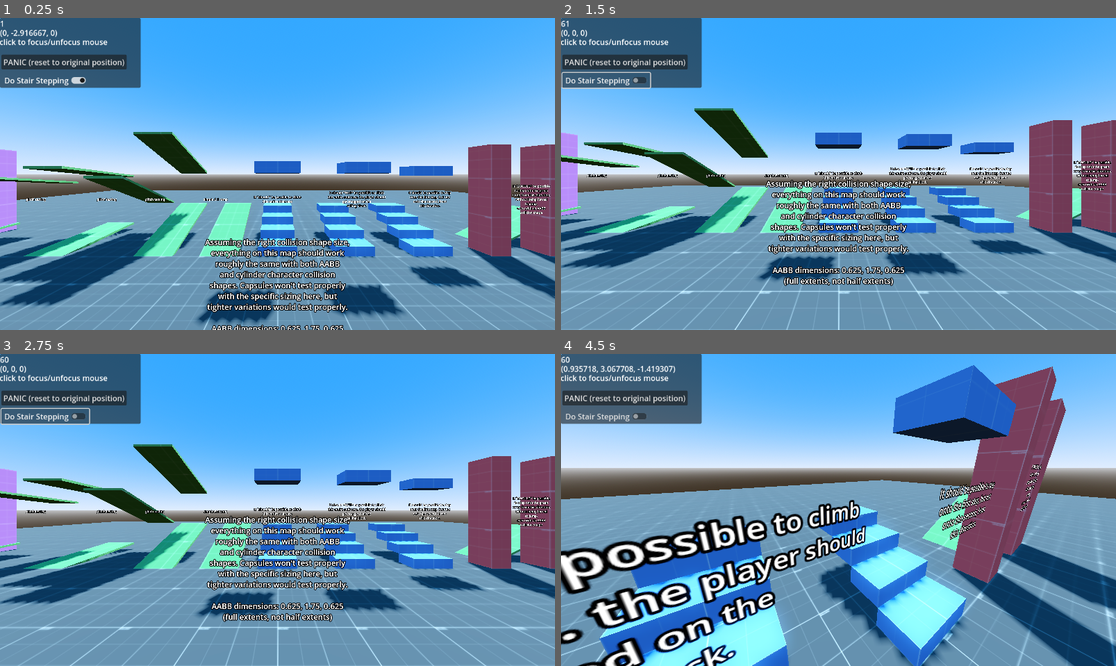
Above: before the commit, frames 1-4 (two rows, left to right).
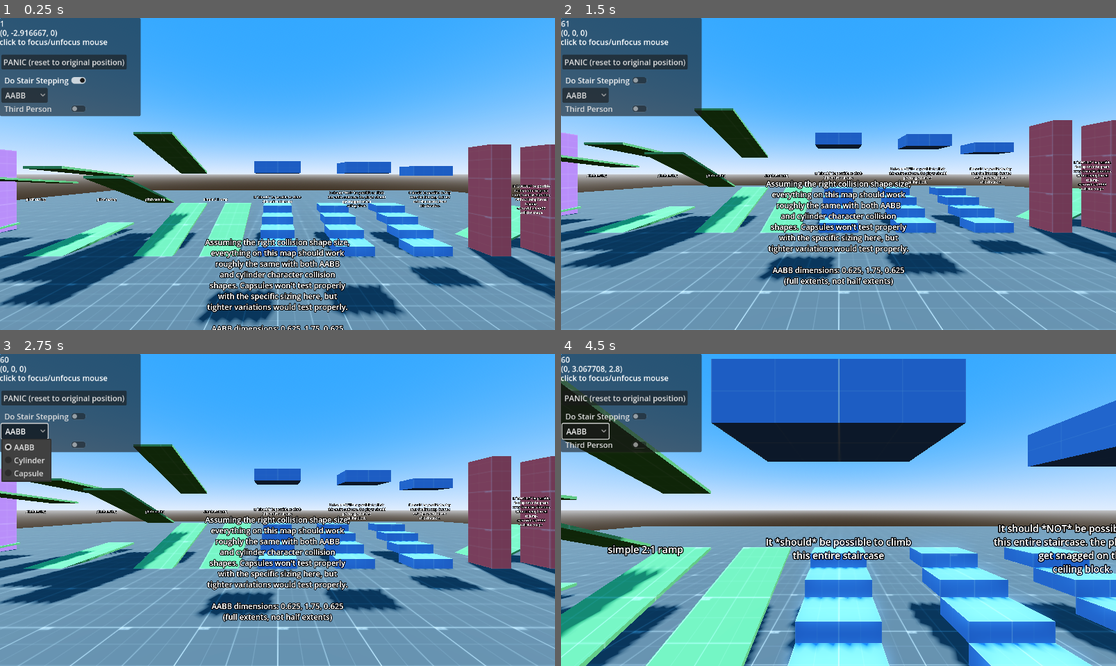
Above: after the commit, the same moments.

Repository: wareya/GodotStairTester
Game: Godot game, scene res://world.tscn
The game is run twice, just before and just after one commit, with the same random seed, the same clock (stepped at 60 frames per second) and the same inputs.
Inputs (mouse positions are in pixels of both pictures, inside the frame that each line leads up to):
- Up to frame 1 (0.25 s): no input
- Up to frame 2 (1.5 s): click "PANIC (reset to original posi…" at 0.5 s; click "Do Stair Stepping" at 1.25 s
- Up to frame 3 (2.75 s): click (22, 432) at 2 s, where only the run after the commit has a clickable "AABB"
- Up to frame 4 (4.5 s): click "PANIC (reset to original posi…" (after the commit: "Third Person") at 2.75 s; tap Enter at 3.5, 4.25 s; move the mouse to (866, 510) at 3.52 s; hold W (forward) 3.53-4.28 s; hold Right mouse button (m2) 3.53-4.28 s; tap Space (jump) at 3.77, 3.8, 4.07, 4.35 s; move the mouse to (727, 525) at 4.27 s; hold S (backward) from 4.28 s (still down)

The runs differ from the first frame. In frame 1, 2.4% of the frame differs, in the area x 0-26%, y 22-32%; in frame 2, 2.5%; in frame 3, 3.3%; in frame 4, 87%, in the area x 0-100%, y 0-100%.

Commit message:
add more options

Diff:
--- /dev/null
+++ b/CollisionBoxPicker.gd
@@ -0,0 +1,4 @@
+extends OptionButton
+
+func _on_item_selected(_index: int) -> void:
+    release_focus()
--- /dev/null
+++ b/StairsSetting.gd
@@ -0,0 +1,4 @@
+extends CheckButton
+
+func _on_pressed() -> void:
+    release_focus()
--- a/StairsTestScene.tscn
+++ b/StairsTestScene.tscn
@@ -264,6 +264,35 @@
 even with an AABB
 collision shape"
 
+[node name="CSGBox3D33" type="CSGPolygon3D" parent="."]
+transform = Transform3D(-0.707107, 0, 0.707107, 0, 1, 0, -0.707107, 0, -0.707107, 11.8129, 0, -1.84742)
+use_collision = true
+polygon = PackedVector2Array(-1, 0.9375, -1, 1, 1, 0, 1, -0.0625)
+material = SubResource("StandardMaterial3D_uatdx")
+
+[node name="CSGBox3D34" type="CSGBox3D" parent="."]
+transform = Transform3D(0.707107, 0, -0.707107, 0, 1, 0, 0.707107, 0, 0.707107, 11.1058, 1.125, -0.786758)
+use_collision = true
+size = Vector3(1, 3.5, 0.5)
+material = SubResource("StandardMaterial3D_ihnv6")
+
+[node name="CSGBox3D35" type="CSGBox3D" parent="."]
+transform = Transform3D(0.707107, 0, -0.707107, 0, 1, 0, 0.707107, 0, 0.707107, 9.86833, 1.125, -2.02419)
+use_collision = true
+size = Vector3(0.5, 3.5, 0.5)
+material = SubResource("StandardMaterial3D_ihnv6")
+
+[node name="Label3D13" type="Label3D" parent="."]
+transform = Transform3D(0.707107, 0, -0.707107, 0, 1, 0, 0.707107, 0, 0.707107, 10.1878, 1.46182, -1.31865)
+pixel_size = 0.0025
+text = "It *SHOULD* be possible
+to step onto the green
+ramp from this direction,
+without being forced
+to jump,
+even with an AABB
+collision shape"
+
 [node name="Label3D5" type="Label3D" parent="."]
 transform = Transform3D(1, 0, 0, 0, 1, 0, 0, 0, 1, -3.12485, 1.46182, -0.977026)
 pixel_size = 0.0025
--- /dev/null
+++ b/ThirdPersonButton.gd
@@ -0,0 +1,4 @@
+extends CheckButton
+
+func _on_pressed() -> void:
+    release_focus()
--- a/player/SimplePlayer.gd
+++ b/player/SimplePlayer.gd
@@ -1,19 +1,22 @@
 extends CharacterBody3D
+
+func _ready() -> void:
+    $"../CollisionBox".add_item("AABB")
+    $"../CollisionBox".add_item("Cylinder")
+    $"../CollisionBox".add_item("Capsule")
+
+const mouse_sens = 0.022 * 3.0
 
 const unit_conversion = 64.0
 
-
-# Get the gravity from the project settings to be synced with RigidBody nodes.
 const gravity = 800.0/unit_conversion
-
-const mouse_sens = 0.022 * 3.0
+const jumpvel = 270.0/unit_conversion
 
 const max_speed = 320.0/unit_conversion
 const max_speed_air = 320.0/unit_conversion
+
 const accel = 15.0
 const accel_air = 2.0
-
-const jumpvel = 270.0/unit_conversion
 
 func _input(event: InputEvent) -> void:
     if event is InputEventMouseMotion:
@@ -33,8 +36,6 @@
 var friction = 6.0
 
 func _friction(_velocity : Vector3, delta : float) -> Vector3:
-    var speed = _velocity.length()
-    var drag = 1.0
     _velocity *= pow(0.9, delta*60.0)
     if wish_dir == Vector3():
         _velocity = _velocity.move_toward(Vector3(), delta * max_speed)
@@ -71,6 +72,10 @@
 
     $"../FPS".text = str(Engine.get_frames_per_second())
     $"../Vel".text = str(velocity)
+
+    $AABB.disabled = $"../CollisionBox".selected != 0
+    $Cylinder.disabled = $"../CollisionBox".selected != 1
+    $Capsule.disabled = $"../CollisionBox".selected != 2
 
     if Input.is_action_pressed("jump") and _is_on_floor():
         velocity.y = jumpvel
@@ -110,7 +115,6 @@
     # (this section is more complex than it needs to be, because of move_and_slide taking velocity and delta for granted)
     if found_stairs:
         # if we found stairs, climb up them
-        var old_velocity = velocity
         if wall_collision and wall_test_travel.length_squared() > 0.0:
             # try to apply the remaining travel distance if we hit a wall
             var remaining_factor = wall_collision.get_remainder().length() / wall_test_travel.length()
@@ -130,3 +134,6 @@
 
     if not _is_on_floor():
         velocity.y -= gravity * delta * 0.5
+
+    $CameraHolder/Camera3D.position.z = 1.5 if $"../ThirdPerson".button_pressed else 0.0
+    $CameraHolder.position.y = 1.2 if $"../ThirdPerson".button_pressed else 1.5
--- a/world.tscn
+++ b/world.tscn
@@ -1,8 +1,11 @@
-[gd_scene load_steps=9 format=3 uid="uid://byikl3mg1l0io"]
+[gd_scene load_steps=13 format=3 uid="uid://byikl3mg1l0io"]
 
 [ext_resource type="PackedScene" uid="uid://b5rmjajnlo22w" path="res://StairsTestScene.tscn" id="1_0ystr"]
 [ext_resource type="Script" path="res://player/SimplePlayer.gd" id="1_2s7tp"]
 [ext_resource type="Script" path="res://ResetButton.gd" id="3_2mp0y"]
+[ext_resource type="Script" path="res://CollisionBoxPicker.gd" id="4_1xxhe"]
+[ext_resource type="Script" path="res://StairsSetting.gd" id="4_05imk"]
+[ext_resource type="Script" path="res://ThirdPersonButton.gd" id="6_im2oe"]
 
 [sub_resource type="ProceduralSkyMaterial" id="ProceduralSkyMaterial_21fc1"]
 sky_top_color = Color(0.172549, 0.517647, 1, 1)
@@ -22,8 +25,12 @@
 size = Vector3(0.625, 1.75, 0.625)
 
 [sub_resource type="CylinderShape3D" id="CylinderShape3D_eu7ao"]
-height = 1.8
+height = 1.75
 radius = 0.313
+
+[sub_resource type="CapsuleShape3D" id="CapsuleShape3D_oswhk"]
+radius = 0.313
+height = 1.75
 
 [node name="World" type="Node3D"]
 
@@ -40,14 +47,19 @@
 floor_constant_speed = true
 script = ExtResource("1_2s7tp")
 
-[node name="CollisionShape3D" type="CollisionShape3D" parent="CharacterBody3D"]
+[node name="AABB" type="CollisionShape3D" parent="CharacterBody3D"]
 transform = Transform3D(1, 0, 0, 0, 1, 0, 0, 0, 1, 0, 0.875, 0)
 shape = SubResource("BoxShape3D_x1wx2")
+disabled = true
 
-[node name="CollisionShape3D2" type="CollisionShape3D" parent="CharacterBody3D"]
-transform = Transform3D(1, 0, 0, 0, 1, 0, 0, 0, 1, 0, -0.1, 0)
+[node name="Cylinder" type="CollisionShape3D" parent="CharacterBody3D"]
+transform = Transform3D(1, 0, 0, 0, 1, 0, 0, 0, 1, 0, 0.875, 0)
 shape = SubResource("CylinderShape3D_eu7ao")
 disabled = true
+
+[node name="Capsule" type="CollisionShape3D" parent="CharacterBody3D"]
+transform = Transform3D(1, 0, 0, 0, 1, 0, 0, 0, 1, 0, 0.875, 0)
+shape = SubResource("CapsuleShape3D_oswhk")
 
 [node name="CameraHolder" type="Node3D" parent="CharacterBody3D"]
 transform = Transform3D(1, 0, 0, 0, 1, 0, 0, 0, 1, 0, 1.5, 0)
@@ -59,7 +71,7 @@
 
 [node name="Panel" type="Panel" parent="."]
 offset_right = 292.0
-offset_bottom = 145.0
+offset_bottom = 204.0
 
 [node name="FPS" type="Label" parent="."]
 offset_right = 40.0
@@ -88,9 +100,28 @@
 [node name="StairsSetting" type="CheckButton" parent="."]
 offset_left = 3.0
 offset_top = 114.0
-offset_right = 47.0
-offset_bottom = 138.0
+offset_right = 185.0
+offset_bottom = 145.0
 button_pressed = true
 text = "Do Stair Stepping"
+script = ExtResource("4_05imk")
+
+[node name="CollisionBox" type="OptionButton" parent="."]
+offset_left = 3.0
+offset_top = 145.0
+offset_right = 17.0
+offset_bottom = 165.0
+script = ExtResource("4_1xxhe")
+
+[node name="ThirdPerson" type="CheckButton" parent="."]
+offset_left = 3.0
+offset_top = 173.0
+offset_right = 185.0
+offset_bottom = 204.0
+text = "Third Person"
+script = ExtResource("6_im2oe")
 
 [connection signal="pressed" from="ResetButton" to="ResetButton" method="_on_pressed"]
+[connection signal="pressed" from="StairsSetting" to="StairsSetting" method="_on_pressed"]
+[connection signal="item_selected" from="CollisionBox" to="CollisionBox" method="_on_item_selected"]
+[connection signal="pressed" from="ThirdPerson" to="ThirdPerson" method="_on_pressed"]
